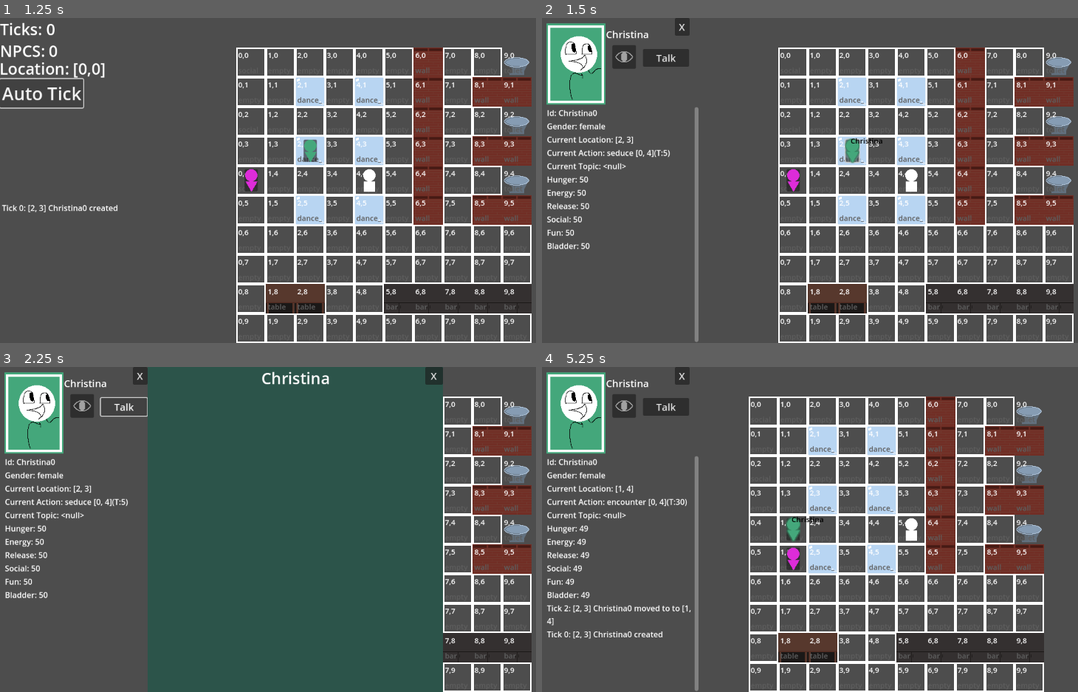
Above: before the commit, frames 1-4 (two rows, left to right).
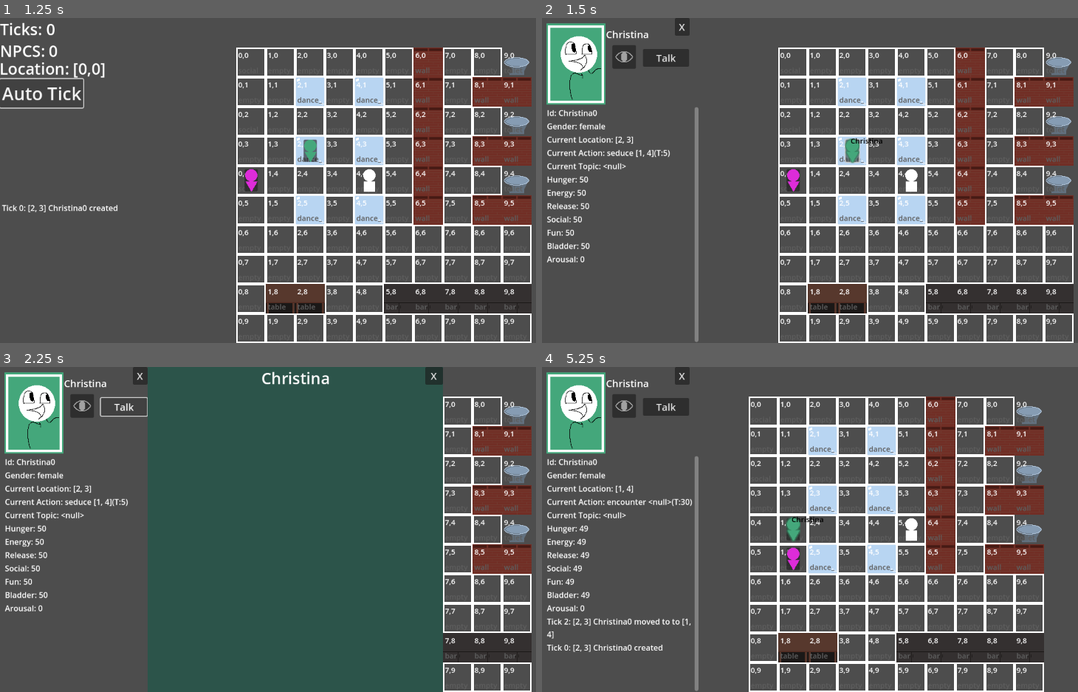
Above: after the commit, the same moments.

Repository: churrupy/elf-game
Game: Godot game, scene res://main.tscn
The game is run twice, just before and just after one commit, with the same random seed, the same clock (stepped at 60 frames per second) and the same inputs.
Inputs (mouse positions are in pixels of both pictures, inside the frame that each line leads up to):
- Up to frame 1 (1.25 s): click "Auto Tick" at 0.5 s
- Up to frame 2 (1.5 s): click (852, 151) at 1.27 s
- Up to frame 3 (2.25 s): click "Talk" at 2 s
- Up to frame 4 (5.25 s): click "X" at 2.75 s; click (622, 406) at 3.5 s; click (622, 406) at 4.25 s; tap Enter at 5 s; move the mouse to (852, 500) at 5.02 s; hold D (move_right) from 5.03 s (still down); tap T (auto_tick) at 5.1 s

Frame 1 is identical in both runs. In frame 2, less than 0.1% of the frame differs, in the area x 0-19%, y 40-76%; in frame 3, less than 0.1%; in frame 4, 1.1%, in the area x 0-28%, y 40-88%.

Commit message:
Encounter updates
- changed some of the pathfinding logic for actions to improve how they follow other npcs
-- will now find a location adjacent to target rather than trying to move onto same tile and failing (allows better tile reservation)
- encounters end when everyone's come at least once
- npcs can now get valid poses from tile to account for tile furniture

Diff:
--- a/scripts/actions/encounter_action_anchor.gd
+++ b/scripts/actions/encounter_action_anchor.gd
@@ -2,27 +2,24 @@
 
 var AT_LOCATION = false
 var POSE = "standing"
+var ORGASM_COUNT = 0
 
 func tick():
 	if OWNER.LOCATION == LOCATION:
 		AT_LOCATION = true
 		do_action()
 	else:
-		step_towards_target()
+		step_towards_location()
 
 	OWNER.decay_needs()
 	OWNER.clamp_needs()
-	if TARGET is NPC: #figure out a better way to do this later lol
-		LOCATION = TARGET.LOCATION.duplicate()
-
-		var neighbors = ENGINE.get_neighbors(LOCATION)
-		if OWNER.LOCATION in neighbors:
-			do_action()
 
 
 func do_action():
 	#wtf does the anchor do here lol
 	# get attached nodes
+	var pose_options = ENGINE.get_node("Map").get_available_poses_for_tile(LOCATION)
+	POSE = pose_options.pick_random()
 	var nodes = get_nodes()
 	if len(nodes) == 0:
 		STATUS = "finish"
@@ -37,12 +34,49 @@
 			ENGINE.History.add_entry(OWNER, "converse", OWNER.LOCATION, history_params)
 
 
+	var needs_refreshed = ["release", "arousal"]
+	for need in needs_refreshed:
+		print(need)
+		var refresh_rate = Constants.NEED_REFRESH_RATES[need]
+		print(refresh_rate)
+		OWNER.NEEDS[need] += refresh_rate
+		print(OWNER.NEEDS[need])
+
+	if OWNER.NEEDS["arousal"] >= 100:
+		var dialogue_string = OWNER.NAME + " came!"
+		var witnesses = nodes.duplicate()
+		var history_params = {
+			"witnesses": witnesses,
+			"dialogue": dialogue_string
+		}
+		ENGINE.History.add_entry(OWNER, "converse", OWNER.LOCATION, history_params)
+		#STATUS = "finish"
+		ORGASM_COUNT += 1
+		OWNER.NEEDS["arousal"] = 50
+
+	if have_all_nodes_orgasmed():
+		flag_nodes_finished()
+		for node in nodes:
+			node.ACTION.flag_nodes_finished()
+		STATUS = "finish"
 
 
-	# no countdown because is dependent on nodes for completion
-	var action_need = "release"
-	var refresh_rate = Constants.NEED_REFRESH_RATES[action_need]
-	OWNER.NEEDS[action_need] += refresh_rate
+
+func flag_nodes_finished():
+	var nodes = get_nodes()
+	for node in nodes:
+		node.ACTION.flag_nodes_finished()
+	STATUS = "finish"
+
+func have_all_nodes_orgasmed():
+	var nodes = get_nodes()
+	for node in nodes:
+		if node.ACTION.have_all_nodes_orgasmed() == false:
+			return false
+	if ORGASM_COUNT == 0:
+		return false
+	return true
+
 
 func get_nodes():
 	var nodes = []
--- a/scripts/actions/encounter_action_node.gd
+++ b/scripts/actions/encounter_action_node.gd
@@ -3,6 +3,7 @@
 var POSE = "standing"
 var ORIENTATION = "front"
 var RECENT_ACTION
+var ORGASM_COUNT = 0
 
 const gender = {
 	"male": ["hands", "mouth", "penis"],
@@ -10,14 +11,17 @@
 }
 
 func tick():
-	LOCATION = TARGET.LOCATION.duplicate()
-
-	var neighbors = ENGINE.get_neighbors(LOCATION)
-	if OWNER.LOCATION in neighbors:
-		if TARGET.ACTION.AT_LOCATION:
+	var target_neighbors = ENGINE.get_neighbors(TARGET.LOCATION)
+	if TARGET.ACTION.AT_LOCATION:
+		if OWNER.LOCATION in target_neighbors:
+			LOCATION = OWNER.LOCATION.duplicate()
 			do_action()
-	else:
-		step_towards_target()
+			OWNER.decay_needs()
+			OWNER.clamp_needs()
+			return
+	if LOCATION not in target_neighbors:
+		LOCATION = ENGINE.get_closest_adjacent_tile(OWNER.LOCATION, TARGET.LOCATION)
+	step_towards_location()
 
 	OWNER.decay_needs()
 	OWNER.clamp_needs()
@@ -25,8 +29,10 @@
 func do_action():
 	# pick an action
 	# display it
-	var pose = [POSE, ORIENTATION, TARGET.ACTION.POSE]
-	RECENT_ACTION = determine_action(pose).pick_random()
+	var pose_options = ENGINE.get_node("Map").get_available_poses_for_tile(LOCATION)
+	POSE = pose_options.pick_random()
+	var pose_data = [POSE, ORIENTATION, TARGET.ACTION.POSE]
+	RECENT_ACTION = determine_action(pose_data).pick_random()
 	var dialogue_string = OWNER.NAME + " used their " + RECENT_ACTION[0] + " on " + TARGET.NAME + "'s " + RECENT_ACTION[1] + "."
 	var history_params = {
 		"witnesses": [TARGET.ID],
@@ -35,9 +41,23 @@
 	ENGINE.History.add_entry(OWNER, "converse", OWNER.LOCATION, history_params)
 
 	COUNTDOWN -= 1
-	var action_need = "release"
-	var refresh_rate = Constants.NEED_REFRESH_RATES[action_need]
-	OWNER.NEEDS[action_need] += refresh_rate
+	var needs_refreshed = ["release", "arousal"]
+	for need in needs_refreshed:
+		var refresh_rate = Constants.NEED_REFRESH_RATES[need]
+		OWNER.NEEDS[need] += refresh_rate
+
+	if OWNER.NEEDS["arousal"] >= 100:
+		dialogue_string = OWNER.NAME + " came!"
+		var witnesses = get_nodes()
+		witnesses.append(TARGET.ID)
+		history_params = {
+			"witnesses": witnesses,
+			"dialogue": dialogue_string
+		}
+		ENGINE.History.add_entry(OWNER, "converse", OWNER.LOCATION, history_params)
+		ORGASM_COUNT += 1
+		OWNER.NEEDS["arousal"] = 50
+
 
 	if COUNTDOWN < 0:
 		STATUS = "finish"
@@ -45,8 +65,8 @@
 	# process arousal here
 
 
-func determine_action(pose):
-	var action_list = EncounterActions.POSES[pose]
+func determine_action(pose_data):
+	var action_list = EncounterActions.POSES[pose_data]
 	var valid_actions = []
 	for action in action_list:
 		var owner_gender = OWNER.GENDER
@@ -57,3 +77,28 @@
 		if action[1] not in target_body: continue
 		valid_actions.append(action)
 	return valid_actions
+
+func flag_nodes_finished():
+	var nodes = get_nodes()
+	for node in nodes:
+		node.ACTION.flag_nodes_finished()
+	STATUS = "finish"
+
+func have_all_nodes_orgasmed():
+	var nodes = get_nodes()
+	for node in nodes:
+		if node.have_all_nodes_orgasmed() == false:
+			return false
+	if ORGASM_COUNT == 0:
+		return false
+	return true
+
+
+func get_nodes():
+	var nodes = []
+	for npc_id in Global.NPCS.keys():
+		var npc = Global.NPCS[npc_id]
+		if npc.ACTION == null: continue
+		if npc.ACTION.TARGET == OWNER:
+			nodes.append(npc)
+	return nodes
--- a/scripts/actions/generic_action.gd
+++ b/scripts/actions/generic_action.gd
@@ -6,7 +6,7 @@
 var ID
 var OWNER
 var TARGET
-var LOCATION
+var LOCATION # this tile gets reserved by owner
 var COUNTDOWN
 var SCORE = 0
 var STATUS
@@ -18,6 +18,33 @@
 	ID = action_id
 	var action_data = Constants.ACTION_TEMPLATES[ID]
 	COUNTDOWN = action_data["duration"]
+
+
+func can_do_action():
+	if TARGET is NPC:
+		if TARGET.ACTION != null:
+			if !TARGET.ACTION.is_joinable(): return false
+			if !TARGET.ACTION.is_conversable(): return false
+
+		var free_tile = ENGINE.get_closest_adjacent_tile(OWNER.LOCATION, TARGET.LOCATION)
+		if free_tile == null:
+			return false
+		LOCATION = free_tile
+		return true
+	else:
+		# target is a location
+		var is_reserved = Utility.is_location_reserved(TARGET)
+		var is_travelable = ENGINE.get_node("Map").is_travelable(TARGET)
+
+		if is_reserved or !is_travelable:
+			if !can_do_off_tile(): return false
+			var free_tile = ENGINE.get_closest_adjacent_tile(OWNER.LOCATION, TARGET)
+			if free_tile == null:
+				return false
+			LOCATION = free_tile
+			return true
+		else:
+			return true
 
 
 func score():
@@ -48,57 +75,13 @@
 		total_y = abs(LOCATION[1] - TARGET.LOCATION[1])
 	SCORE -= (total_x + total_y)
 
-func get_opinion():
-	# dummy function
-	if TARGET in OWNER.RELATIONSHIPS:
-		return OWNER.RELATIONSHIPS[TARGET.ID]
-	else:
-		return 0
-
-func get_attraction():
-	var other_style = TARGET.STYLE
-	return OWNER.OPINIONS[other_style]
-
-func is_joinable():
-	var action_data = Constants.ACTION_TEMPLATES[ID]
-	return action_data["joinable"]
-
-func is_conversable():
-	var action_data = Constants.ACTION_TEMPLATES[ID]
-	if "conversable" in action_data: return false
-	return true
-
-func can_do_off_tile():
-	var action_data = Constants.ACTION_TEMPLATES[ID]
-	return action_data["do_off_tile"]
-
-func can_do_action():
-	if TARGET is NPC:
-		if TARGET.ACTION != null:
-			if !TARGET.ACTION.is_joinable(): return false
-			if !TARGET.ACTION.is_conversable(): return false
-		else:
-			return true
-	else:
-		# target is a location
-		var is_reserved = Utility.is_location_reserved(LOCATION)
-		var is_travelable = ENGINE.get_node("Map").is_travelable(LOCATION)
-
-		if is_reserved or !is_travelable:
-			if !can_do_off_tile(): return false
-			var neighbors = ENGINE.get_neighbors(LOCATION)
-			for n in neighbors:
-				is_reserved = Utility.is_location_reserved(n)
-				is_travelable = ENGINE.get_node("Map").is_travelable(n)
-				if !is_reserved and is_travelable:
-					LOCATION = n
-					return true
-			return false
-		else:
-			return true
-
-func step_towards_target():
+
+
+
+func step_towards_location():
 	var old_location = OWNER.LOCATION.duplicate()
+	print("step check")
+	print(OWNER.LOCATION, LOCATION)
 	var next_step = ENGINE.step_towards_location(OWNER.LOCATION, LOCATION)
 	if next_step == null:
 		push_error("pathfinding: no valid path found, teleporting ", OWNER, " to target location")
@@ -111,16 +94,25 @@
 
 
 
+
 func tick():
+	# target is a travelable tile (just a location array)
 	if OWNER.LOCATION == LOCATION:
 		do_action()
-
-	else:
-		step_towards_target()
-
-
+	else:
+		step_towards_location()
 	OWNER.decay_needs()
 	OWNER.clamp_needs()
+
+
+func update_moving_location():
+	var neighbors = ENGINE.get_neighbors(TARGET.LOCATION)
+	if LOCATION not in neighbors:
+		var free_tile = ENGINE.get_closest_adjacent_tile(OWNER.LOCATION, TARGET.LOCATION)
+		if free_tile == null:
+			STATUS = "finish"
+		else:
+			LOCATION = free_tile
 
 
 func do_action():
@@ -137,7 +129,10 @@
 
 
 func converse():
-	var center_of_conversation = LOCATION
+	var center_of_conversation = TARGET
+	if TARGET is not Array:
+		center_of_conversation = TARGET.LOCATION
+
 	var witnesses = ENGINE.get_npcs_in_range(center_of_conversation)
 
 	if len(witnesses) < 2:
@@ -186,3 +181,33 @@
 
 func _to_string():
 	return ID + " " + str(LOCATION) + "(T:" + str(COUNTDOWN) + ")"
+
+
+#region utility
+
+func get_opinion():
+	# dummy function
+	if TARGET in OWNER.RELATIONSHIPS:
+		return OWNER.RELATIONSHIPS[TARGET.ID]
+	else:
+		return 0
+
+func get_attraction():
+	var other_style = TARGET.STYLE
+	return OWNER.OPINIONS[other_style]
+
+func is_joinable():
+	var action_data = Constants.ACTION_TEMPLATES[ID]
+	return action_data["joinable"]
+
+func is_conversable():
+	var action_data = Constants.ACTION_TEMPLATES[ID]
+	if "conversable" in action_data: return false
+	return true
+
+func can_do_off_tile():
+	var action_data = Constants.ACTION_TEMPLATES[ID]
+	return action_data["do_off_tile"]
+
+
+#endregion
--- a/scripts/actions/seduce_action.gd
+++ b/scripts/actions/seduce_action.gd
@@ -1,6 +1,18 @@
 extends GenericAction
 
 class_name SeduceAction
+
+func can_do_action():
+	# also sets LOCATION
+	if TARGET.ACTION != null:
+		if !TARGET.ACTION.is_joinable(): return false
+		if !TARGET.ACTION.is_conversable(): return false
+
+	var free_tile = ENGINE.get_closest_adjacent_tile(OWNER.LOCATION, TARGET.LOCATION)
+	if free_tile == null:
+		return false
+	LOCATION = free_tile
+	return true
 
 func score():
 	var action_data = Constants.ACTION_TEMPLATES[ID]
@@ -16,31 +28,10 @@
 	SCORE += get_opinion()
 	SCORE += get_attraction()
 
-func get_attraction():
-	#for testing
-	return 100
-
-
-func can_do_action():
-	if TARGET.ACTION != null:
-		if !TARGET.ACTION.is_joinable(): return false
-		if !TARGET.ACTION.is_conversable(): return false
-	else:
-		# decide encounter locations on action, because npc needs to move to target first and encounter locations may end up reserving/unreserving in the meantime
-		return true
 
 func tick():
-	print("hello?")
-	LOCATION = TARGET.LOCATION.duplicate()
-
-	var neighbors = ENGINE.get_neighbors(LOCATION)
-	if OWNER.LOCATION in neighbors:
-		do_action()
-	else:
-		step_towards_target()
-
-	OWNER.decay_needs()
-	OWNER.clamp_needs()
+	update_moving_location()
+	super.tick()
 
 func do_action():
 	# target hears flirt
@@ -50,8 +41,7 @@
 		# flirt accepted, try to find location
 		var locations = ENGINE.get_node("Map").find_action_location("encounter")
 		if len(locations) > 0:
-			print("encounter location found")
-			var chosen_location = locations.pick_random()
+			# add action entry
 			var dialogue_string = OWNER.NAME + " tried to seduce " + TARGET.NAME
 			var history_params = {
 				"witnesses": [TARGET.ID],
@@ -66,17 +56,18 @@
 			ENGINE.History.add_entry(TARGET, "converse", LOCATION, history_params)
 
 			# create new actions for the both of them
+			var chosen_location = locations.pick_random()
+			var new_action = EncounterActionAnchor.new(ENGINE, "encounter")
+			new_action.OWNER = TARGET
+			new_action.LOCATION = chosen_location
+			TARGET.ACTION = new_action
 
-			var new_action = EncounterActionNode.new(ENGINE, "encounter")
+			new_action = EncounterActionNode.new(ENGINE, "encounter")
 			new_action.OWNER = OWNER
 			new_action.TARGET = TARGET
-			new_action.LOCATION = TARGET.LOCATION
+			# location is set dynamically based on target's location
 			OWNER.ACTION = new_action
-			new_action = EncounterActionAnchor.new(ENGINE, "encounter")
-			new_action.OWNER = TARGET
-			#new_action.TARGET = OWNER
-			new_action.LOCATION = chosen_location
-			TARGET.ACTION = new_action
+
 			return
 		else:
 			print("encounter location not found")
@@ -93,3 +84,9 @@
 	}
 	ENGINE.History.add_entry(TARGET, "converse", TARGET.LOCATION, history_params)
 	super.do_action()
+
+
+
+func get_attraction():
+	#for testing
+	return 100
--- a/scripts/actions/social_action.gd
+++ b/scripts/actions/social_action.gd
@@ -1,6 +1,18 @@
 extends GenericAction
 # TARGET is always an object with .LOCATION
 class_name SocialAction
+
+func can_do_action():
+	# also sets LOCATION
+	if TARGET.ACTION != null:
+		if !TARGET.ACTION.is_joinable(): return false
+		if !TARGET.ACTION.is_conversable(): return false
+
+	var free_tile = ENGINE.get_closest_adjacent_tile(OWNER.LOCATION, TARGET.LOCATION)
+	if free_tile == null:
+		return false
+	LOCATION = free_tile
+	return true
 
 func score():
 	# score based on need
@@ -21,26 +33,9 @@
 	# distance isn't taken into account just yet
 	# eventually npcs will prioritize people in the same room/building and not running off across the map to socialize
 
-func can_do_action():
-	if TARGET.ACTION != null:
-		if !TARGET.ACTION.is_joinable(): return false
-		if !TARGET.ACTION.is_conversable(): return false
-	else:
-		return true
-
 func tick():
-	# update target location
-	LOCATION = TARGET.LOCATION.duplicate()
-
-	# is next to target?
-	var neighbors = ENGINE.get_neighbors(LOCATION)
-	if OWNER.LOCATION in neighbors:
-		do_action()
-	else:
-		step_towards_target()
-
-	OWNER.decay_needs()
-	OWNER.clamp_needs()
+	update_moving_location()
+	super.tick()
 
 func do_action():
 
--- a/scripts/actions/tile_action.gd
+++ b/scripts/actions/tile_action.gd
@@ -22,19 +22,16 @@
 
 func can_do_action():
 	# target is a location
-	var is_reserved = Utility.is_location_reserved(LOCATION)
-	var is_travelable = ENGINE.get_node("Map").is_travelable(LOCATION)
+	var is_reserved = Utility.is_location_reserved(TARGET)
+	var is_travelable = ENGINE.get_node("Map").is_travelable(TARGET)
 
 	if is_reserved or !is_travelable:
 		if !can_do_off_tile(): return false
-		var neighbors = ENGINE.get_neighbors(LOCATION)
-		for n in neighbors:
-			is_reserved = Utility.is_location_reserved(n)
-			is_travelable = ENGINE.get_node("Map").is_travelable(n)
-			if !is_reserved and is_travelable:
-				LOCATION = n
-				return true
-		return false
+		var free_tile = ENGINE.get_closest_adjacent_tile(OWNER.LOCATION, TARGET)
+		if free_tile == null:
+			return false
+		LOCATION = free_tile
+		return true
 	else:
 		return true
 
--- a/scripts/constants.gd
+++ b/scripts/constants.gd
@@ -38,6 +38,7 @@
 	"work": SET_RATES["DAY_1"],
 	"leisure": SET_RATES["DAY_1"],
 	"shopping": SET_RATES["DAY_1"],
+	"arousal": 0
 }
 
 const NEED_REFRESH_RATES = {
@@ -49,7 +50,8 @@
 	"leisure" : SET_RATES["HOUR_1"],
 	"shopping" : SET_RATES["HOUR_1"],
 	"bladder": SET_RATES["MINUTE_5"],
-	"fun": SET_RATES["HOUR_1"]
+	"fun": SET_RATES["HOUR_1"],
+	"arousal": SET_RATES["HOUR_HALF"]
 }
 #endregions
 
@@ -174,41 +176,56 @@
 #endregion
 
 #region tiles
+
+const POSE_CLASS = {
+	#"EmptyPoses": ["standing", "kneeling", "laying"],
+	"EmptyPoses": ["standing"],
+	"ChairPoses": ["sitting"],
+	"HSurfacePoses": ["standing"],
+	"VSurfacePoses": ["standing"]
+}
 const TILE_TEMPLATES = {
 	"empty": {
 		"actions": ["loiter"],
 		"impassable": false,
-		"png": "tile.png"
+		"png": "tile.png",
+		"poses": "EmptyPoses"
 	},
 	"social_empty": {
 		"actions": ["loiter"],
 		"impassable": false,
-		"png": "tile.png"
+		"png": "tile.png",
+		"poses": "EmptyPoses"
 	},
 	"dance_floor": {
 		"actions": ["dance"],
 		"impassable": false,
-		"png": "dance_floor.png"
+		"png": "dance_floor.png",
+		"poses": "EmptyPoses"
 	},
 	"toilet":  {
 		"actions": ["use toilet", "loiter", "encounter"],
 		"impassable": false,
-		"png": "toilet.png"
+		"png": "toilet.png",
+		"poses": "ChairPoses"
 	},
 	"bar": {
 		"actions": ["loiter", "snack"],
 		"impassable": true,
-		"png": "bar.png"
+		"png": "bar.png",
+		"poses": "HSurfacePoses"
 	},
 	"table": {
 		"actions": ["loiter"],
 		"impassable": true,
-		"png": "table.png"
+		"png": "table.png",
+		"poses": "HSurfacePoses"
 	},
 	"wall": {
 		"actions": [],
 		"impassable": true,
-		"png": "wall.png"
+		"png": "wall.png",
+		"poses": "VSurfacePoses"
 	}
 
 }
--- a/scripts/encounter_actions.gd
+++ b/scripts/encounter_actions.gd
@@ -7,7 +7,7 @@
 		["penis", "hands"],
 		["vagina", "hands"]
 	],
-	["standing", "front", "kneeling"]: [
+	["standing", "front", "sitting"]: [
 		["penis", "mouth"],
 		["vagina", "mouth"]
 	]
--- a/scripts/main.gd
+++ b/scripts/main.gd
@@ -126,23 +126,6 @@
 		$TalkMenu.tick()
 		#open_npc_menu($TalkMenu.MENU_NPC)
 
-
-
-#endregion
-
-func get_npc_list():
-	var npc_list = []
-	for npc_id in Global.NPCS.keys():
-		var npc = Global.NPCS[npc_id]
-		npc_list.append(npc)
-	return npc_list
-
-func get_current_npcs():
-	Global.NEARBY_NPCS = []
-	var adjacent_locations = get_neighbors(Global.PLAYER_LOCATION)
-	for l in adjacent_locations:
-		Global.NEARBY_NPCS += Utility.get_npc_from_location(l)
-
 func tick_npcs():
 	for npc_id in Global.NPCS.keys():
 		print("ticking ", npc_id)
@@ -157,7 +140,21 @@
 	print("")
 
 
-#endregion
+func get_current_npcs():
+	Global.NEARBY_NPCS = []
+	var adjacent_locations = get_neighbors(Global.PLAYER_LOCATION)
+	for l in adjacent_locations:
+		Global.NEARBY_NPCS += Utility.get_npc_from_location(l)
+#endregion
+
+func get_npc_list():
+	var npc_list = []
+	for npc_id in Global.NPCS.keys():
+		var npc = Global.NPCS[npc_id]
+		npc_list.append(npc)
+	return npc_list
+
+
 
 #region npc actions
 
@@ -247,7 +244,7 @@
 
 func get_neighbors(location):
 	var neighbors = [
-		[location[0], location[1]],
+		#[location[0], location[1]],
 		# adjacent
 		[location[0] + 1, location[1]],
 		[location[0] - 1, location[1]],
@@ -278,6 +275,28 @@
 			return node
 		node = parent
 
+func get_closest_adjacent_tile(start_location, target_location):
+
+	var neighbors = get_neighbors(target_location)
+	if start_location in neighbors:
+		return start_location
+	var free_neighbors = Utility.filter_reserved_tiles(neighbors)
+
+	if len(free_neighbors) == 0:
+		print("no free adjacent tiles found")
+		return null
+
+	var smallest_distance = 100
+	var closest_tile
+	for t in free_neighbors:
+		var distance = Utility.calc_distance(start_location, t)
+		if distance < smallest_distance:
+			smallest_distance = distance
+			closest_tile = t
+	return closest_tile
+
+
+
 #endregion
 
 
--- a/scripts/map.gd
+++ b/scripts/map.gd
@@ -169,6 +169,12 @@
 				all_actions.append(new_action)
 	return all_actions
 
+func get_available_poses_for_tile(location):
+	var tile = get_tile(location)
+	var pose_class = Constants.TILE_TEMPLATES[tile]["poses"]
+	return Constants.POSE_CLASS[pose_class]
+
+
 
 
 #endregion
--- a/scripts/npc.gd
+++ b/scripts/npc.gd
@@ -14,12 +14,13 @@
 var OPINIONS = {}
 var RELATIONSHIPS = {}
 var NEEDS = {
-	"hunger": 50,
-	"energy": 50,
-	"release": 50,
-	"social": 50,
-	"fun": 50,
-	"bladder": 50
+	"hunger": 50.0,
+	"energy": 50.0,
+	"release": 50.0,
+	"social": 50.0,
+	"fun": 50.0,
+	"bladder": 50.0,
+	"arousal": 0.0
 }
 
 var STYLES = ["goth", "punk", "prep", "country", "athletic", "queer"]
@@ -58,7 +59,7 @@
 
 func clamp_needs():
 	for need in NEEDS:
-		NEEDS[need] = clamp(NEEDS[need], 0, 100)
+		NEEDS[need] = clamp(NEEDS[need], 0.0, 100.0)
 
 
 
--- a/scripts/talk_menu.gd
+++ b/scripts/talk_menu.gd
@@ -13,7 +13,7 @@
 
 
 func tick():
-	var history = ENGINE.History.filter_by_npc(MENU_NPC)
+	var history = ENGINE.History.filter_by_npc(MENU_NPC).slice(-20, -1)
 	#var history_list = ENGINE.History.history_to_string(history)
 	#LOCATION = npc.ACTION.TARGET
 	$NameLabel.text = MENU_NPC.NAME
@@ -53,11 +53,9 @@
 
 
 func close_talk_menu() -> void:
-	print("talk clicked")
 	MENU_NPC = null
 	SignalBus.close_talk_menu.emit()
 
 
 func close_hover() -> void:
-	print("hovering")
 	pass # Replace with function body.
--- a/scripts/utility.gd
+++ b/scripts/utility.gd
@@ -1,9 +1,29 @@
 extends Node
+
+
+#region tile
+
+func calc_distance(loc1, loc2):
+	var x_diff = abs(loc1[0] - loc2[0]) * 1.0
+	var y_diff = abs(loc1[1] - loc2[1]) * 1.0
+	if x_diff == 0:
+		return y_diff
+	if y_diff == 0:
+		return x_diff
+	return y_diff/x_diff
+
+
+#endregion
 
 
 #region npcs
 
-
+func filter_reserved_tiles(tile_list):
+	var free_tiles = []
+	for tile in tile_list:
+		if is_location_reserved(tile): continue
+		free_tiles.append(tile)
+	return free_tiles
 
 func get_npc_from_location(location: Array):
 	var npcs = []
